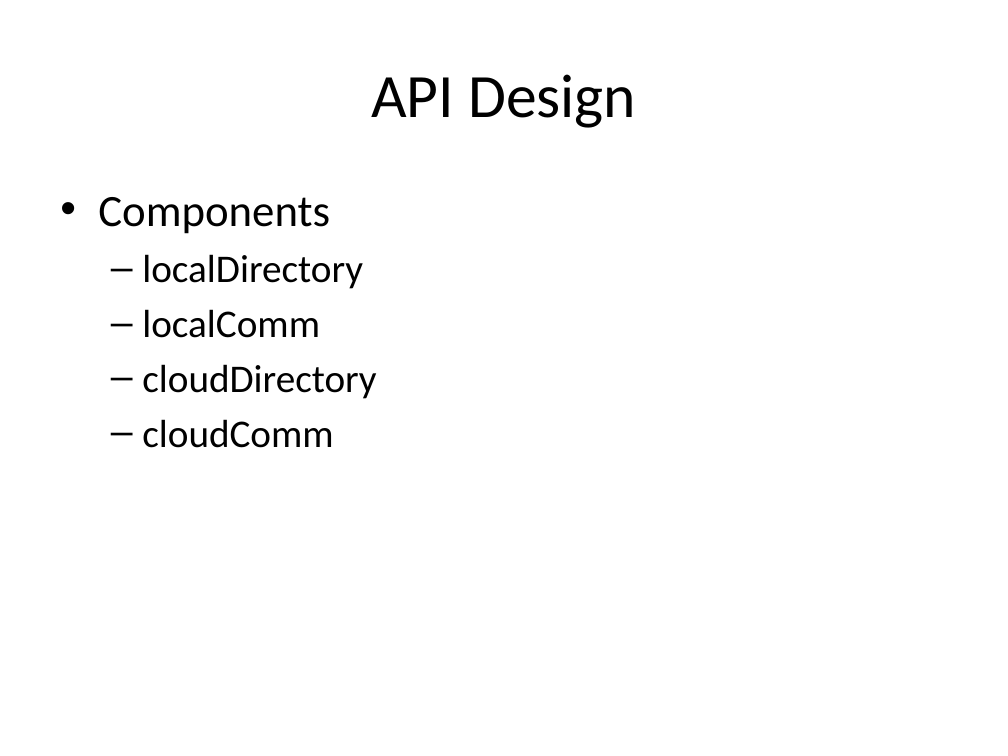
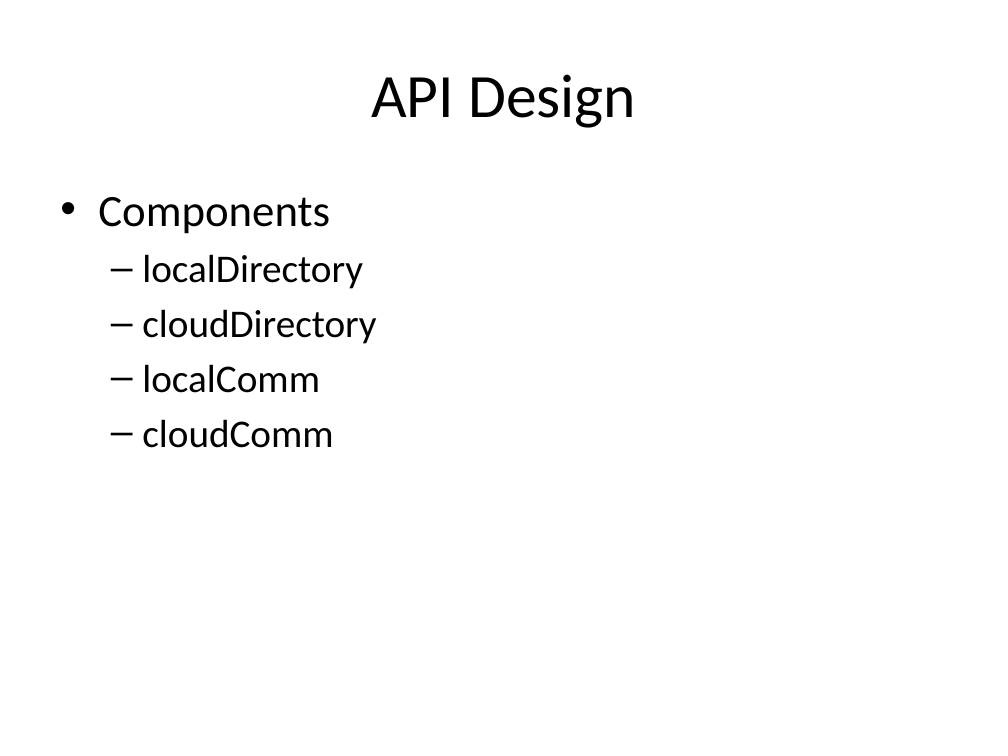
Before and after one commit to intel-iot-devkit/iotkit-comm-c, a slide deck: slide 3 of docs/tutorials/overview.pptx. Drawn at 1008x756 pixels with LibreOffice and Linux fonts; fonts in the diff are those of the drawing. Boxes give left, top, right and bottom in pixels: in the first picture for what was removed or moved away, otherwise in the second. Text is boxed around its words. In the diff, an @@ line names an element or a change of style, - is before the commit and + after.

Commit message:
updated edison overview presentation.

```diff
--- a/docs/tutorials/overview.pptx
+++ b/docs/tutorials/overview.pptx
@@ text at [142,309,376,344]: paragraph added @@
+  – cloudDirectory
@@ text at [142,364,376,399]: paragraph removed @@
-  – cloudDirectory
```
